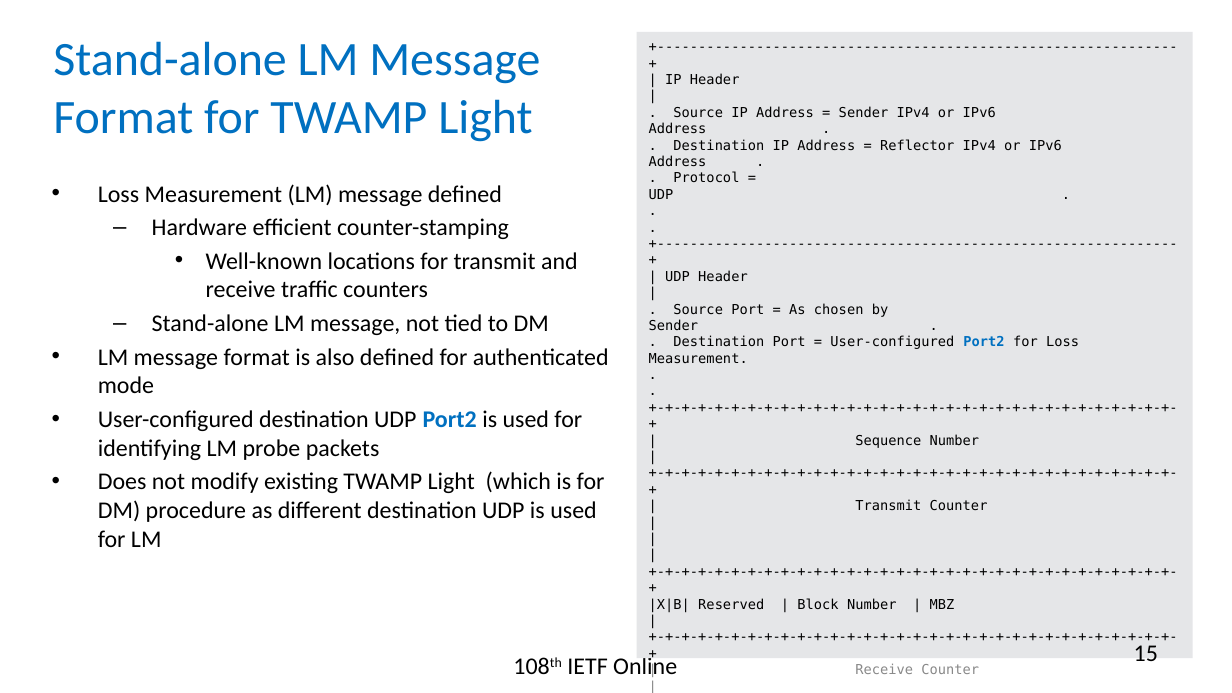
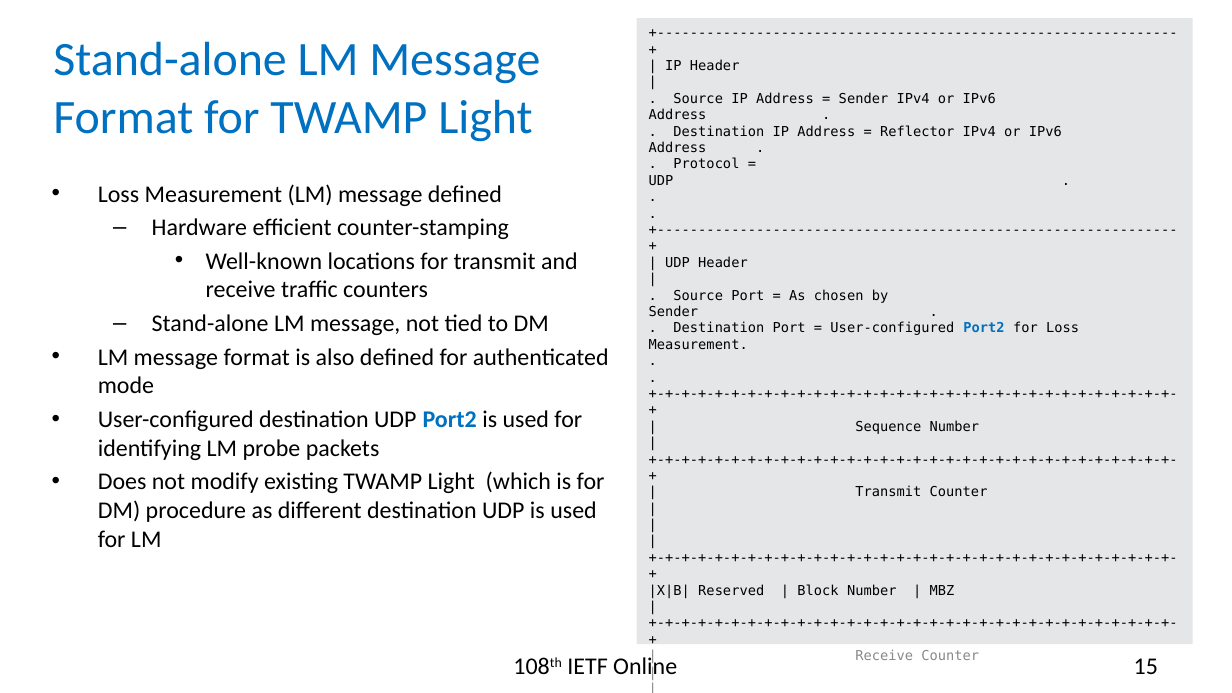
Before and after one commit to rakgandhi/ietf-slides, a slide deck: slide 15 of draft-gandhi-spring-twamp-srpm-09.pptx. Drawn at 1232x693 pixels with LibreOffice and Linux fonts; fonts in the diff are those of the drawing. Boxes give left, top, right and bottom in pixels: in the first picture for what was removed or moved away, otherwise in the second. Text is boxed around its words. In the diff, an @@ line names an element or a change of style, - is before the commit and + after.

```diff
--- a/draft-gandhi-spring-twamp-srpm-09.pptx
+++ b/draft-gandhi-spring-twamp-srpm-09.pptx
@@ rectangle "+----------------------------------------------------------- ...": place and size @@
-rectangle "+----------------------------------------------------------- ..." at box(637, 32, 1193, 658)
+rectangle "+----------------------------------------------------------- ..." at box(637, 18, 1193, 644)
@@ page number rewrapped from box(1134, 640, 1158, 661) to box(1134, 658, 1158, 674) @@
```
Also in this commit, not shown: 2 other slides changed, 3 other files.
